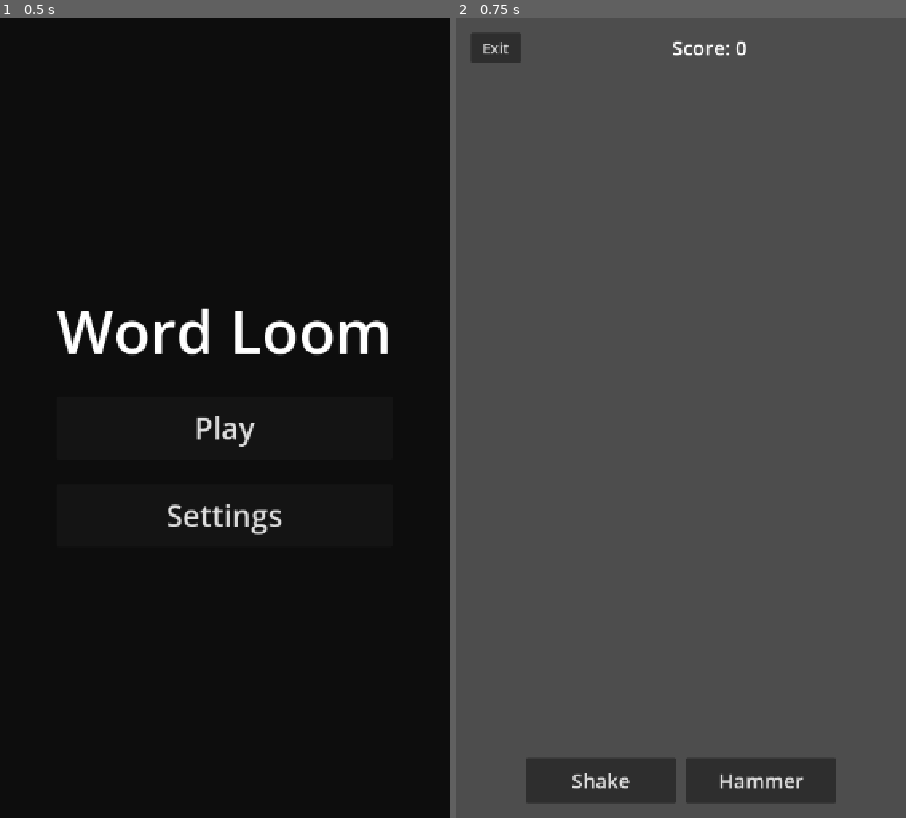
Above: before the commit, frames 1-2 (left to right).
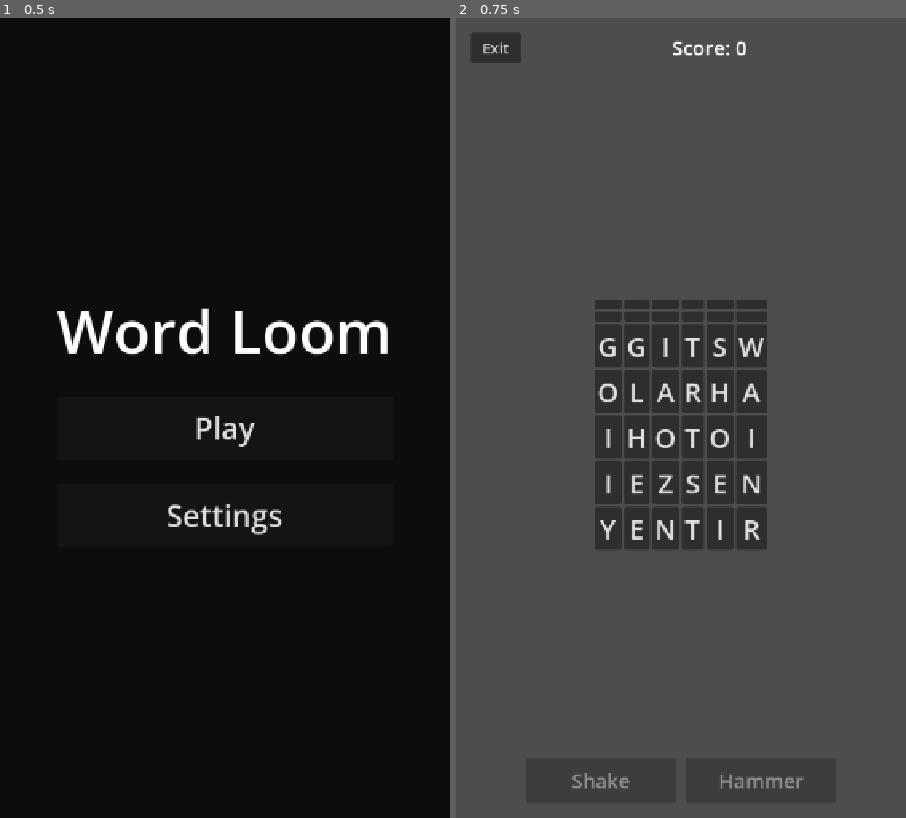
Above: after the commit, the same moments.

Repository: lux-sp4rk/wrdfall
Game: Godot game, scene res://scenes/Home.tscn
Two runs of this game, one before a commit and one after it. Both use one fixed random seed, a clock stepped at 60 frames per second and the inputs below.
Inputs:
- Up to frame 1 (0.5 s): no input
- Up to frame 2 (0.75 s): click "Play" at 0.5 s

Frame 1 is identical in both runs. In frame 2, 9.7% of the frame differs, in the area x 25-78%, y 35-97%.
Error before the commit: Parse Error: Identifier "language_button" not declared in the current scope. (res://scripts/LoomDrop.gd:67)

Commit message:
refactor: Remove language selection logic from LoomDrop

Diff:
--- a/godot/scripts/LoomDrop.gd
+++ b/godot/scripts/LoomDrop.gd
@@ -58,28 +58,10 @@
 func _on_home_pressed() -> void:
 	get_tree().change_scene_to_file("res://scenes/Home.tscn")
 
+
 	# Dynamic grid sizing
 	grid_center.resized.connect(_resize_grid)
 	call_deferred("_resize_grid")
-
-
-func _setup_language_selector() -> void:
-	language_button.clear()
-	var languages: Array = LanguageConfig.available_languages()
-	for i in range(languages.size()):
-		var lang: Dictionary = languages[i]
-		language_button.add_item(lang.display_name, i)
-		if lang.code == lang_config.code:
-			language_button.selected = i
-	language_button.item_selected.connect(_on_language_selected)
-
-
-func _on_language_selected(index: int) -> void:
-	var languages: Array = LanguageConfig.available_languages()
-	var code: String = languages[index].code
-	if code == lang_config.code:
-		return
-	_restart_with_language(code)
 
 
 func _restart_with_language(code: String) -> void:
